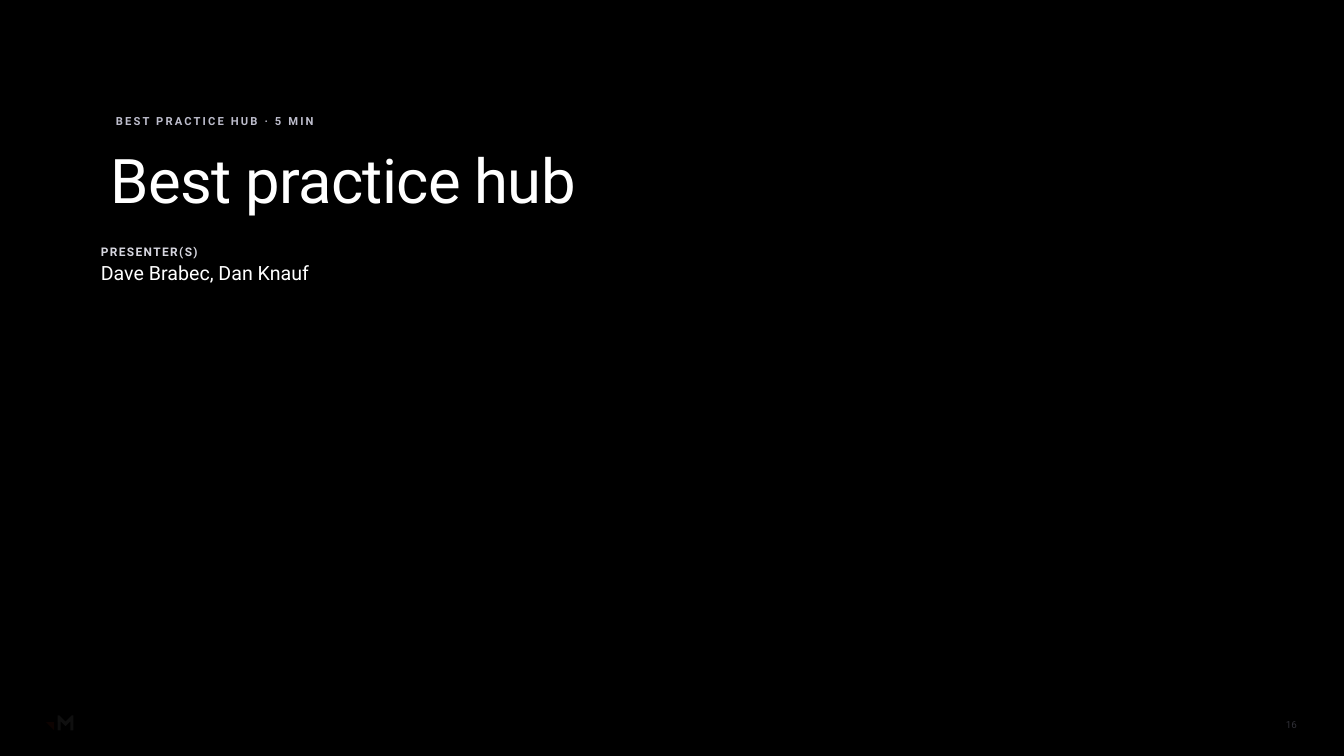
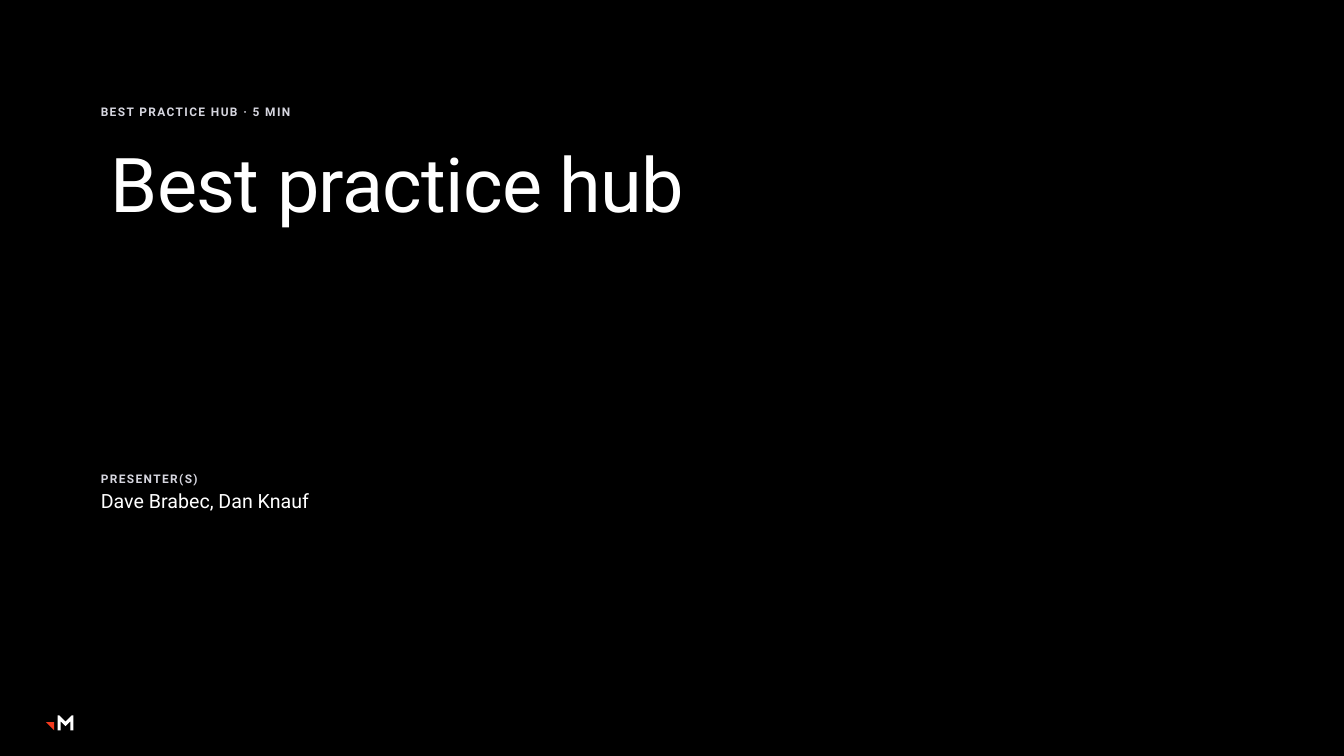
Before and after one commit to RachelHarrisMerkle/BasicMerkle, a slide deck: slide 16 of AI_Steerco_Kickoff_Shell.pptx. Drawn at 1344x756 pixels with LibreOffice and Linux fonts; fonts in the diff are those of the drawing; background and template pictures are left out; a plain dark background stands for a picture behind light text. Boxes give left, top, right and bottom in pixels: in the first picture for what was removed or moved away, otherwise in the second. Text is boxed around its words. In the diff, an @@ line names an element or a change of style, - is before the commit and + after.

```diff
--- a/AI_Steerco_Kickoff_Shell.pptx
+++ b/AI_Steerco_Kickoff_Shell.pptx
@@ rectangle removed at (0, 0, 1344, 756) @@
@@ rectangle removed at (0, 0, 1344, 756) @@
@@ rounded rectangle removed at (71, 76, 797, 354) @@
@@ text "BEST PRACTICE HUB · 5 ..." at (101, 107, 290, 116): size 8 to 8.5 pt, text colour #BDBDCC to #D6D6DF, letter spacing 1.5 to 1 pt; less space between paragraphs; vertical alignment bottom to top @@
@@ title "Best practice hub" at (111, 155, 683, 228): size 44 to 54 pt; line spacing 0.9 to 0.85 @@
@@ text "PRESENTER(S)": place and size @@
-text "PRESENTER(S)" at (101, 247, 309, 283)
+text "PRESENTER(S)" at (101, 474, 309, 511)
@@ page number removed at (1286, 721, 1297, 728) @@
-16
```
Also in this commit, not shown: 15 other slides changed.
